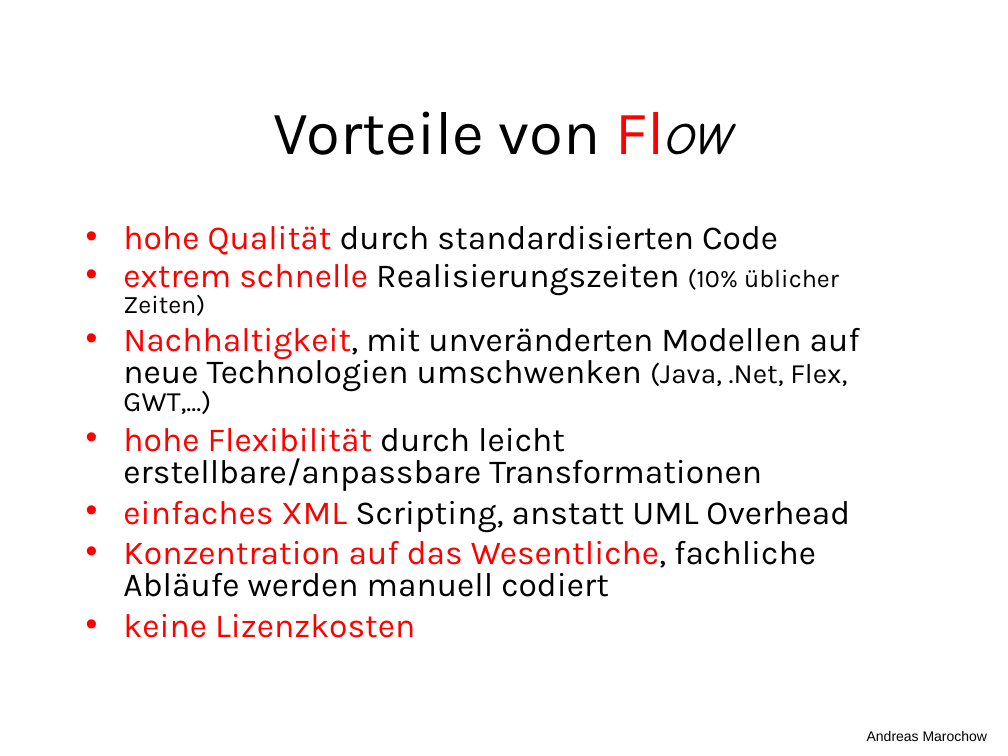
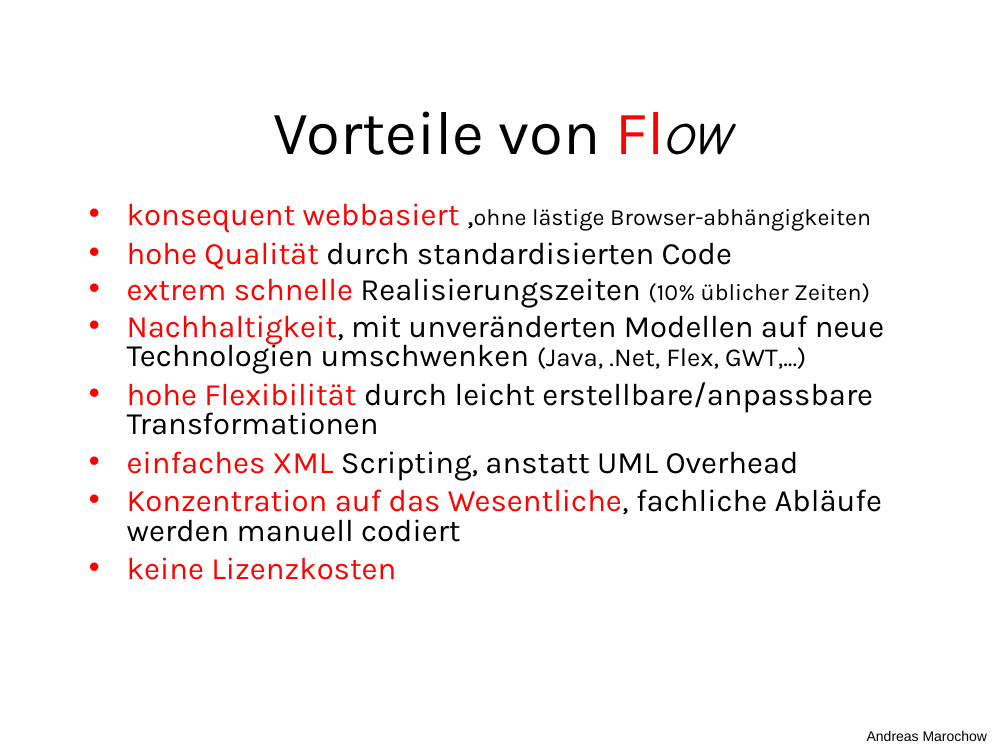
Before and after one commit to freezzer/flow, a slide deck: slide 4 of docs/Flow.ppt. Drawn at 1008x756 pixels with LibreOffice and Linux fonts; fonts in the diff are those of the drawing. Boxes give left, top, right and bottom in pixels: in the first picture for what was removed or moved away, otherwise in the second. Text is boxed around its words. In the diff, an @@ line names an element or a change of style, - is before the commit and + after.

```diff
--- a/docs/Flow.ppt
+++ b/docs/Flow.ppt
@@ text "konsequent webbasiert ,ohne lästige Browser-abhängigkeiten": place and size @@
-text "konsequent webbasiert ,ohne lästige Browser-abhängigkeiten" at (123,226,860,638)
+text "konsequent webbasiert ,ohne lästige Browser-abhängigkeiten" at (127,203,884,580)
@@ text at (127,203,871,233): paragraph added @@
+• konsequent webbasiert ,ohne lästige Browser-abhängigkeiten
@@ text at (127,242,884,580): size 24 to 22.2 pt in "hohe Qualität durch standardisierten Code", "extrem schnelle Realisierungszeiten", "Nachhaltigkeit, mit unveränderten Modellen auf neue Technolo ...", "hohe Flexibilität durch leicht erstellbare/anpassbare Transf ..." and 3 more places; size 18 to 16.6 pt in "(10% üblicher Zeiten)"; size 20 to 18.5 pt in "(Java, .Net, Flex, GWT,...)" @@
```
Also in this commit, not shown: 4 other slides changed, 4 other files.
